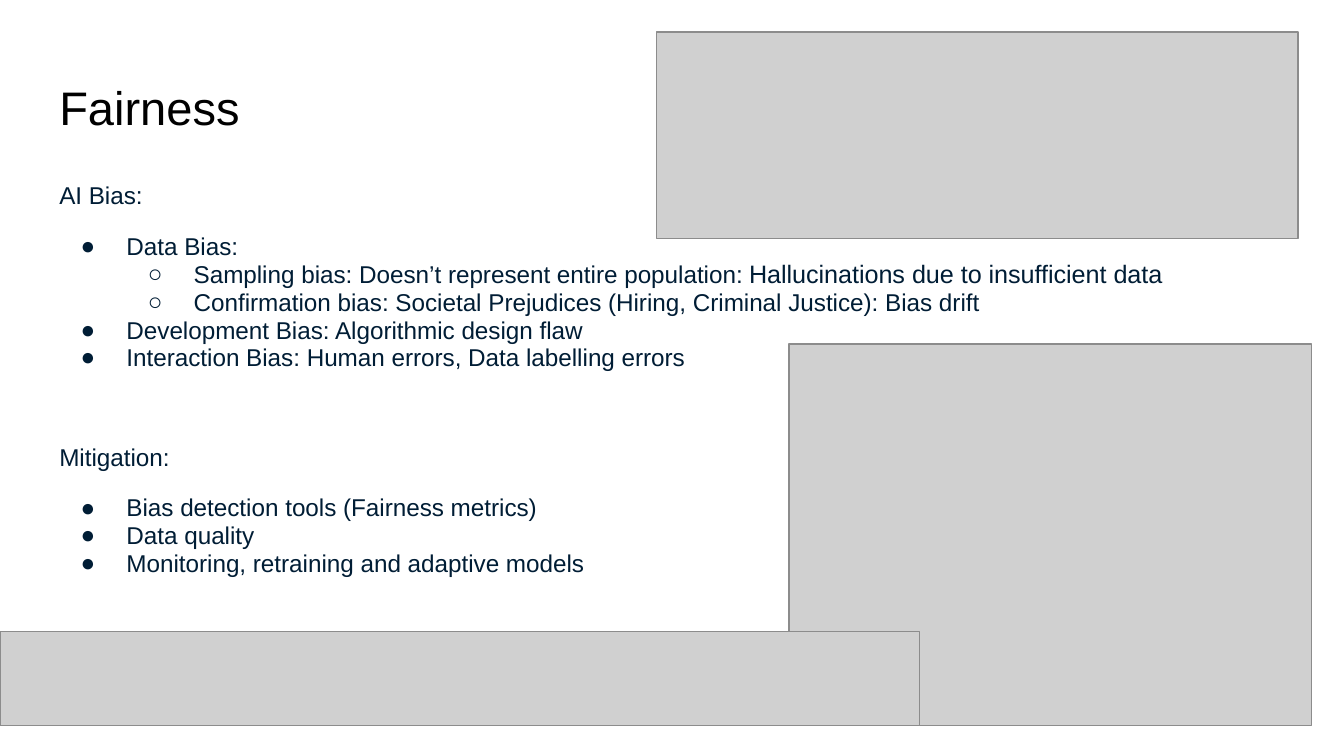
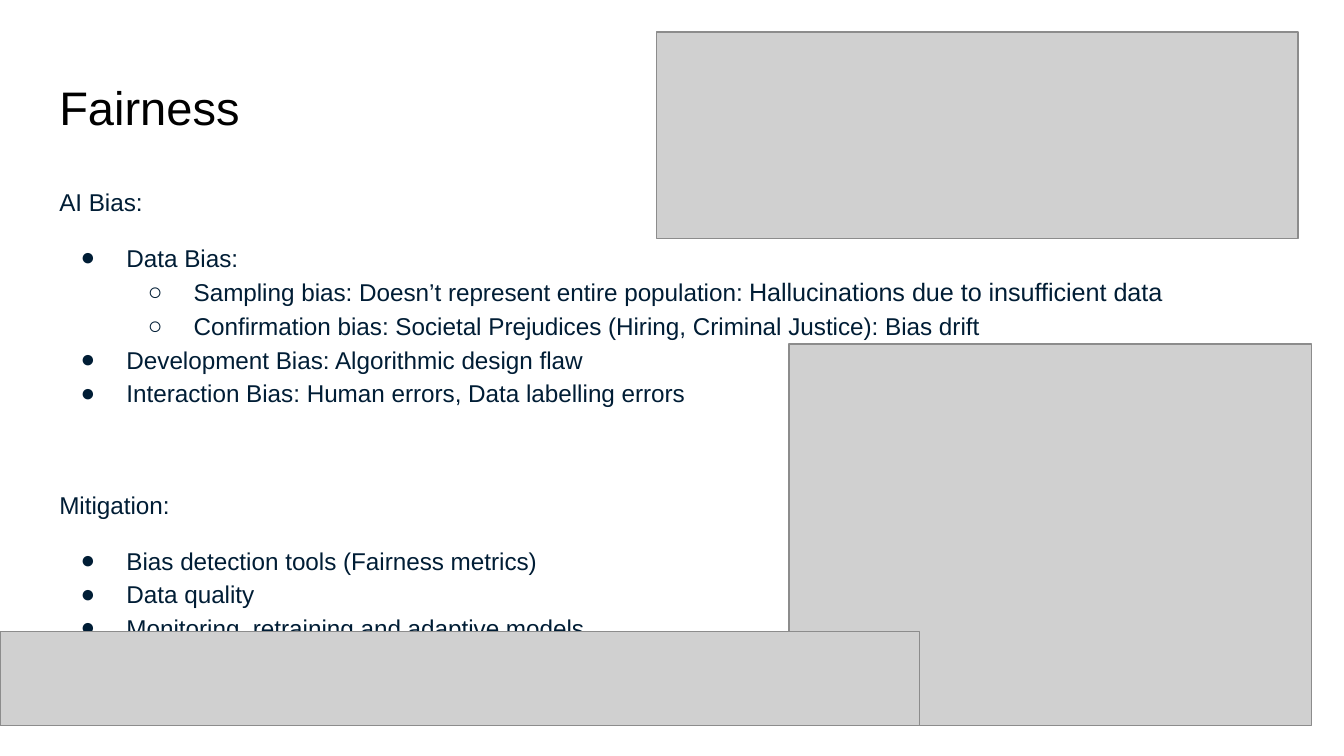
Before and after one commit to SameaSaeed/AI_Notes, a slide deck: slide 11 of 9-Challenges-Responsible-AI.pptx. Drawn at 1344x756 pixels with LibreOffice and Linux fonts; fonts in the diff are those of the drawing; grey boxes stand for pictures. Boxes give left, top, right and bottom in pixels: in the first picture for what was removed or moved away, otherwise in the second. Text is boxed around its words. In the diff, an @@ line names an element or a change of style, - is before the commit and + after.

```diff
--- a/9-Challenges-Responsible-AI.pptx
+++ b/9-Challenges-Responsible-AI.pptx
@@ text "AI Bias:" at [59,193,1163,632]: line spacing 0.95 to 1.15 @@
```
Also in this commit, not shown: 2 other slides changed.
